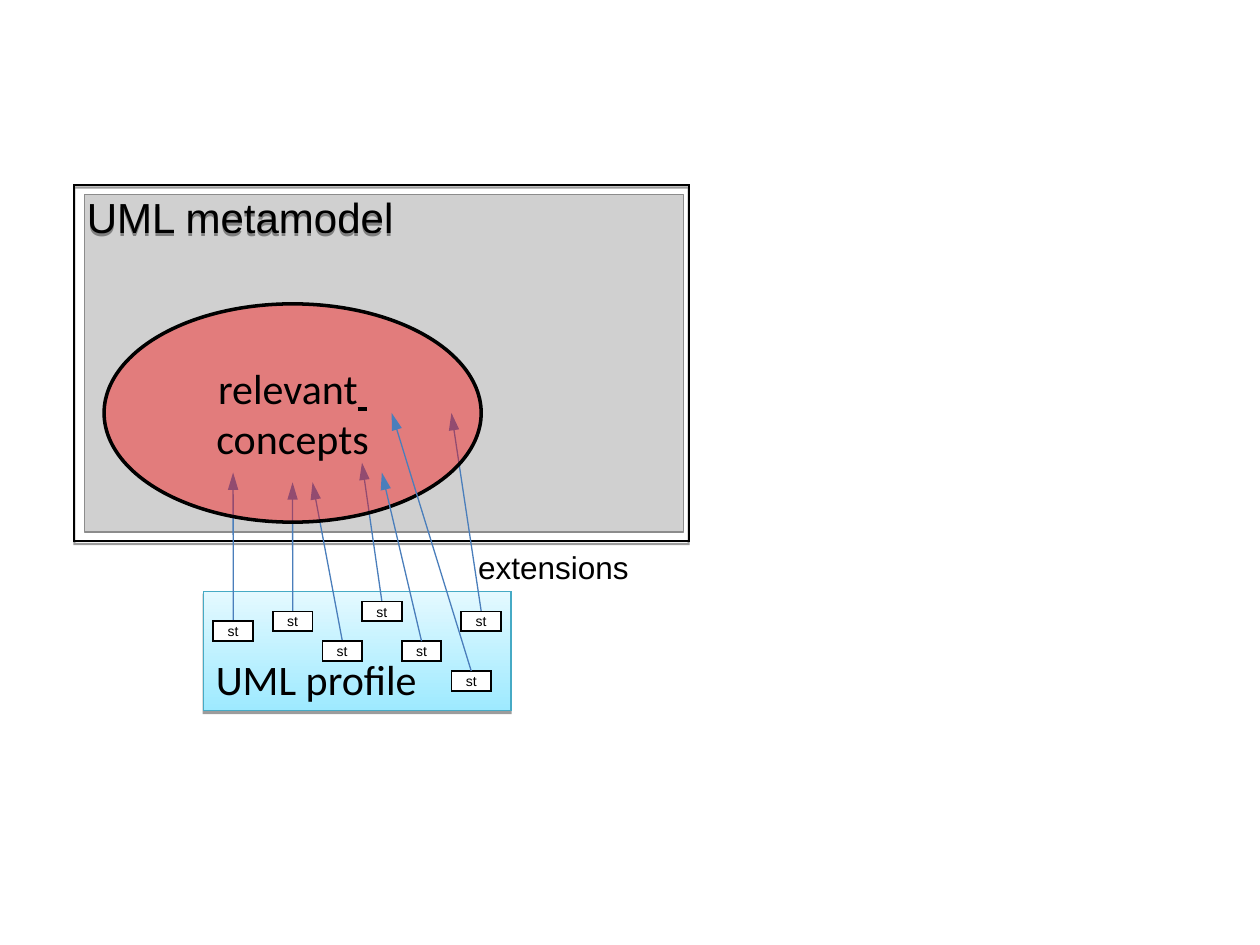
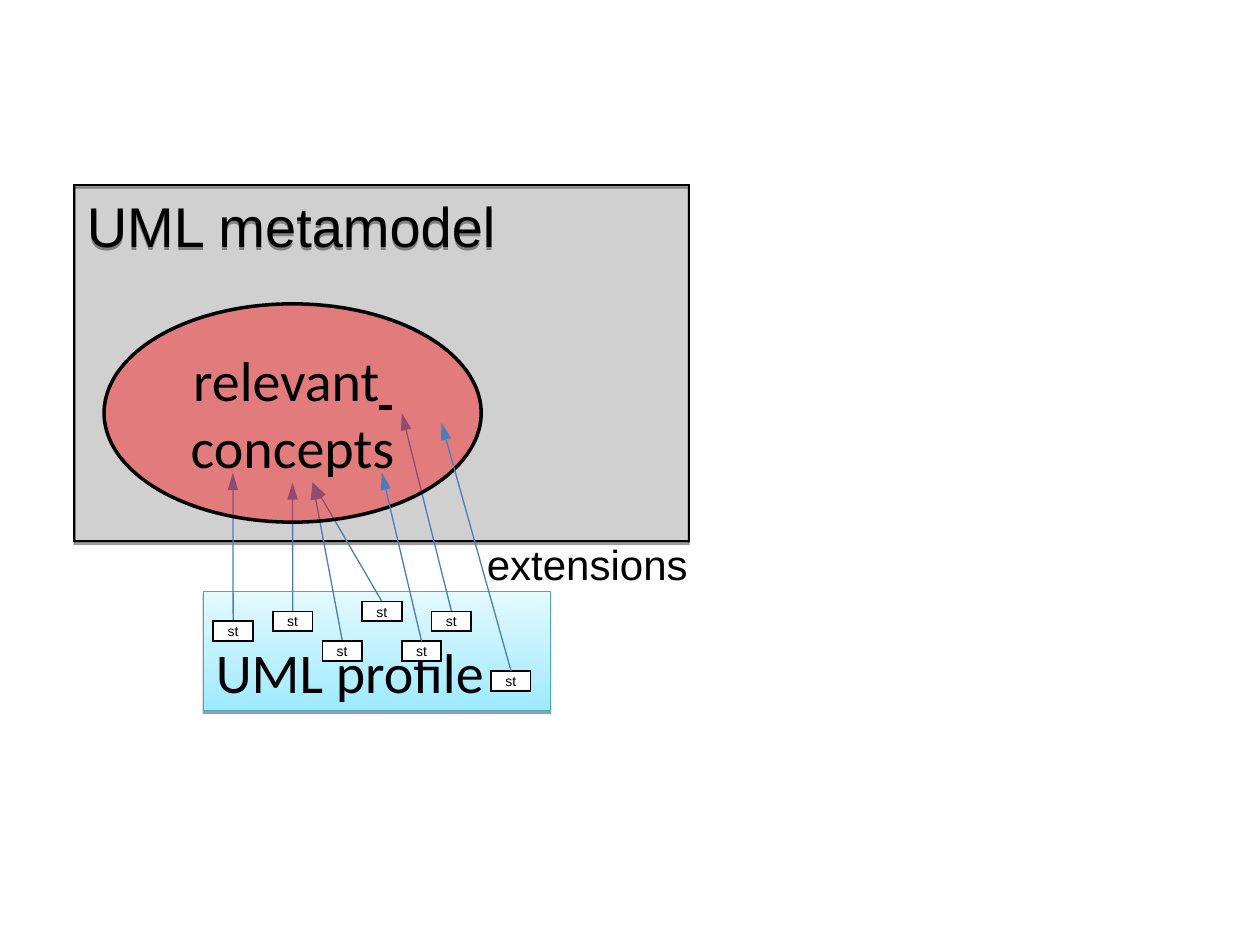
Before and after one commit to iivanoo/umlbridgepaper, a slide deck: slide 16 of UMLBridge/figures/3.0.ppt. Drawn at 1260x945 pixels with LibreOffice and Linux fonts; fonts in the diff are those of the drawing; grey boxes stand for pictures. Boxes give left, top, right and bottom in pixels: in the first picture for what was removed or moved away, otherwise in the second. Text is boxed around its words. In the diff, an @@ line names an element or a change of style, - is before the commit and + after.

```diff
--- a/UMLBridge/figures/3.0.ppt
+++ b/UMLBridge/figures/3.0.ppt
@@ picture: place and size @@
-picture at [84, 195, 684, 533]
+picture at [76, 185, 690, 542]
@@ arrow moved from (481, 611) - (451, 413) to (451, 611) - (402, 413) @@
@@ arrow moved from (471, 670) - (392, 413) to (512, 670) - (441, 423) @@
@@ arrow moved from (382, 601) - (362, 462) to (382, 601) - (312, 483) @@
@@ text "extensions": place and size @@
-text "extensions" at [478, 556, 629, 580]
+text "extensions" at [487, 549, 688, 588]
@@ text "extensions" at [487, 549, 688, 588]: size 18 to 24 pt @@
@@ size 24 to 32 pt in 3 elements at [74, 185, 689, 542], [105, 304, 481, 522], [203, 591, 551, 711] @@
@@ rectangle "UML profile": place and size @@
-rectangle "UML profile" at [203, 591, 510, 711]
+rectangle "UML profile" at [203, 591, 551, 711]
@@ rectangle "st": place and size @@
-rectangle "st" at [461, 611, 500, 631]
+rectangle "st" at [432, 611, 471, 631]
@@ rectangle "st": place and size @@
-rectangle "st" at [451, 670, 490, 690]
+rectangle "st" at [491, 670, 530, 690]
```
Also in this commit, not shown: 2 other files.
